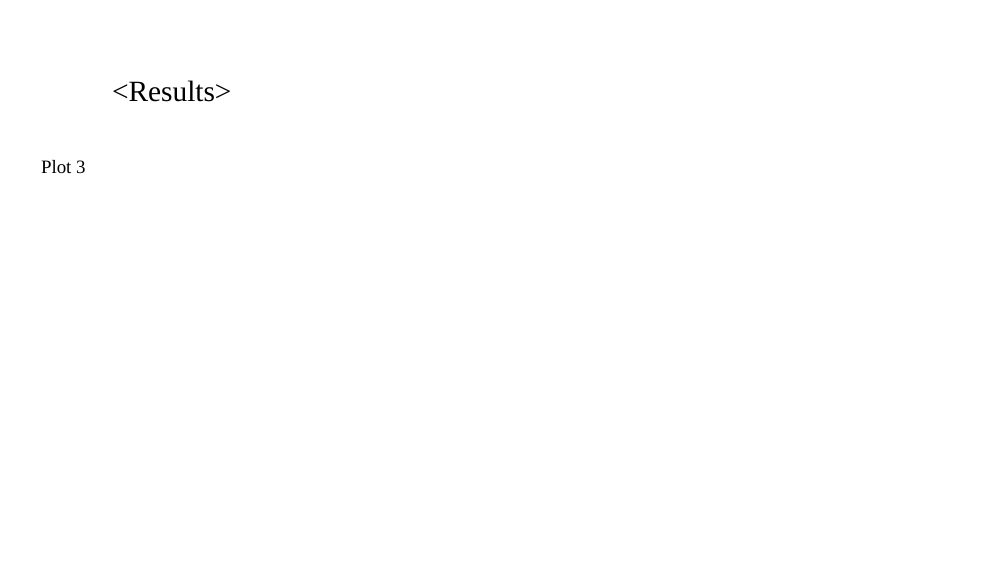
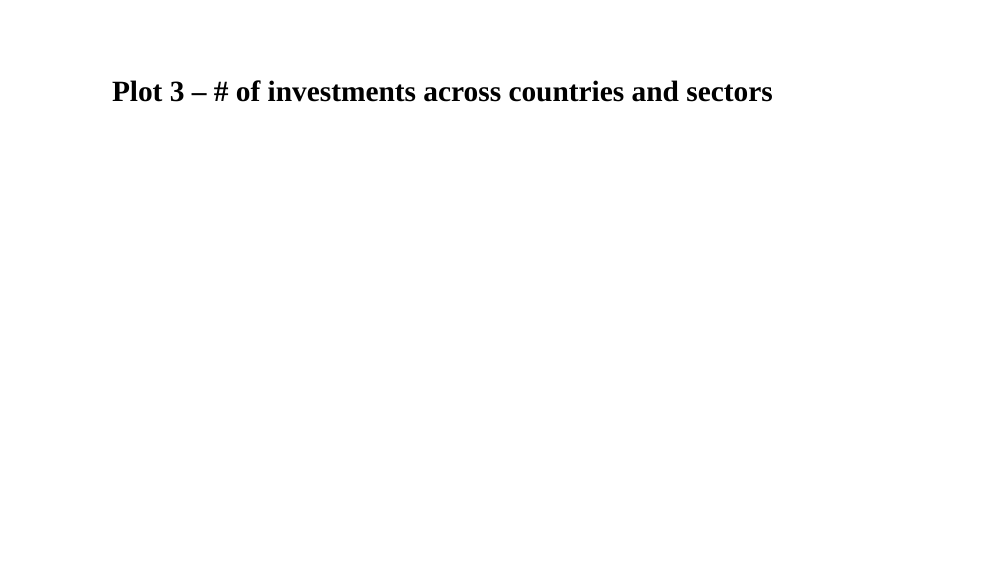
Before and after one commit to Nanditha-G-N/Machine-Learning-Case-Studies, a slide deck: slide 10 of Spark Funds Presentation.pptx (slide 9 before the commit). Drawn at 1008x567 pixels with LibreOffice and Linux fonts; fonts in the diff are those of the drawing; background and template pictures are left out. Boxes give left, top, right and bottom in pixels: in the first picture for what was removed or moved away, otherwise in the second. Text is boxed around its words. In the diff, an @@ line names an element or a change of style, - is before the commit and + after.

```diff
--- a/Spark Funds Presentation.pptx
+++ b/Spark Funds Presentation.pptx
@@ title at box(112, 80, 772, 102): text changed; bold on @@
-<Results>
+Plot 3 – # of investments across countries and sectors
@@ text removed at box(41, 160, 85, 174) @@
-Plot 3
```
Also in this commit, not shown: 3 other slides changed, 8 slides added, 6 slides removed.
